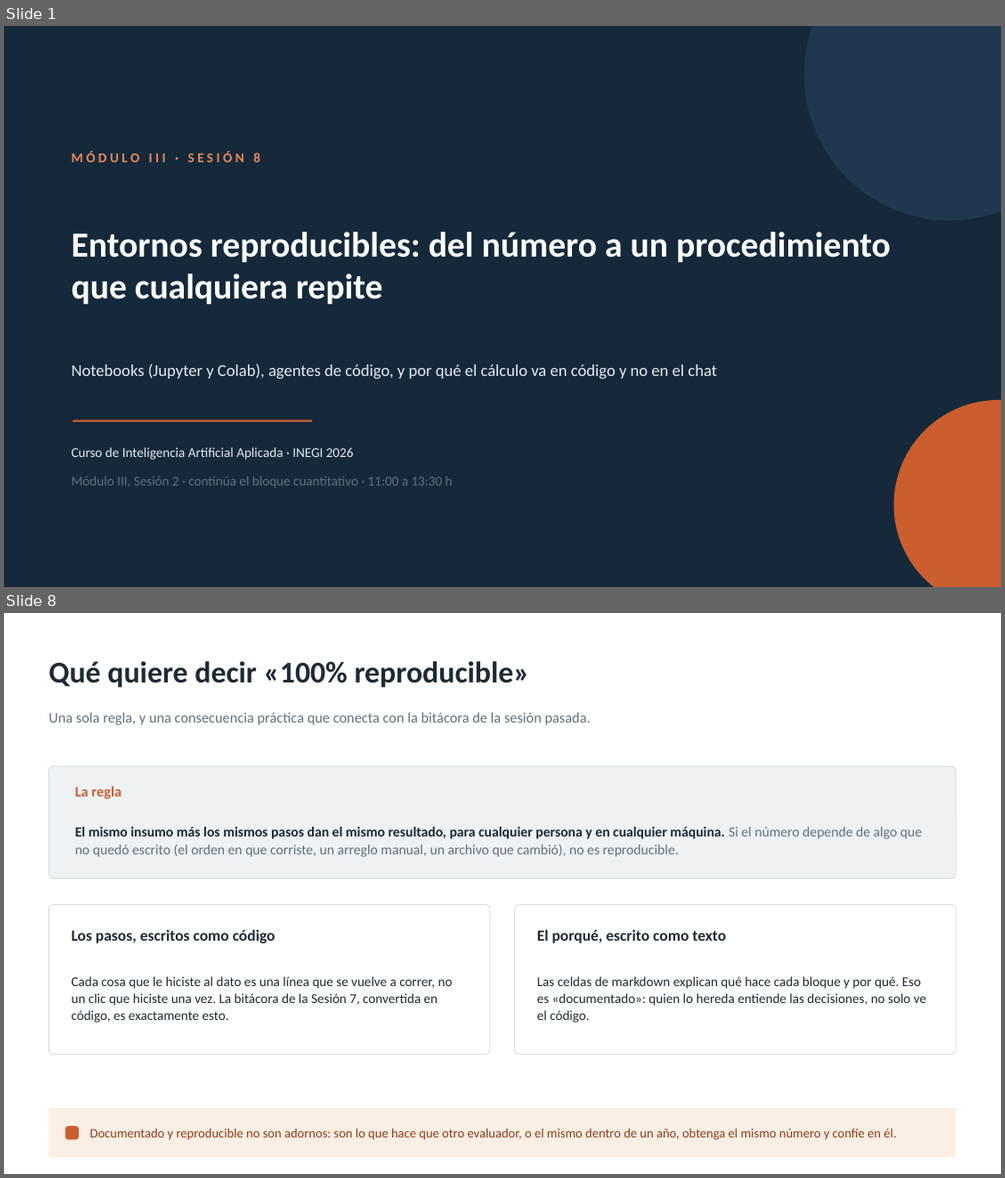
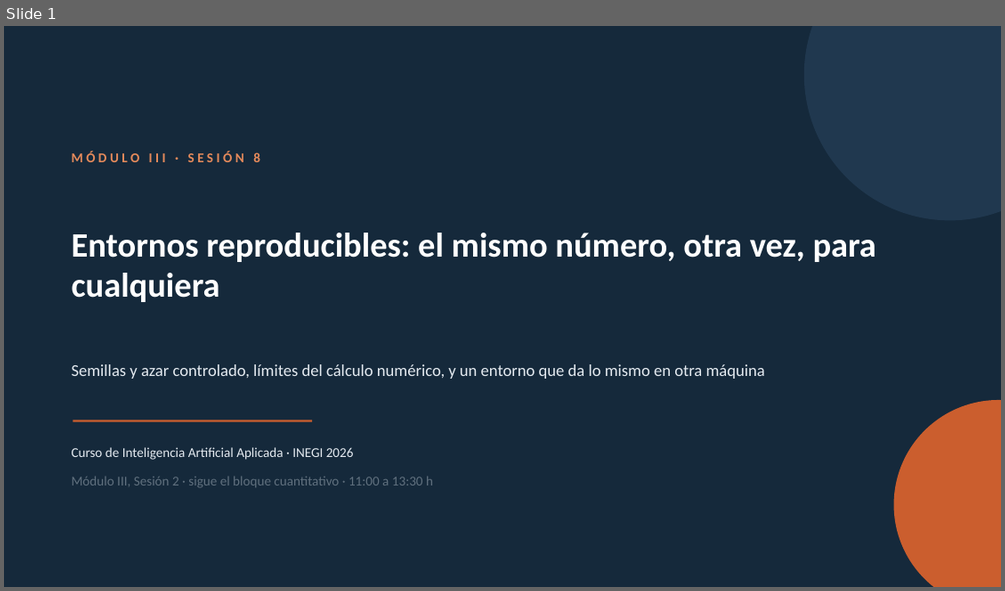
Before and after one commit to marvtrejo/curso-inegi-gen-ai, a slide deck: sesion-08/Sesion_08.pptx. Shown one above the other, each under a label of ours: slides 1 and 8 before the commit, slide 1 after it; the slides between them are not shown. The pictures are 1005x1178 and 1005x591 pixels, drawn with LibreOffice and Linux fonts; fonts in the diff are those of the drawing. Boxes give left, top, right and bottom in pixels: in the first picture for what was removed or moved away, otherwise in the second. Text is boxed around its words. In the diff, an @@ line names an element or a change of style, - is before the commit and + after.

```diff
--- a/sesion-08/Sesion_08.pptx
+++ b/sesion-08/Sesion_08.pptx
@@ slide 8 removed at [4, 613, 1001, 1174], background #FFFFFF @@
@@ text removed at [48, 661, 530, 688] @@
-Qué quiere decir «100% reproducible»
@@ text removed at [48, 712, 591, 725] @@
-Una sola regla, y una consecuencia práctica que conecta con la bitácora de la sesión pasada.
@@ rounded rectangle removed at [48, 766, 956, 878] @@
@@ text removed at [75, 786, 121, 799] @@
-La regla
@@ text removed at [75, 827, 922, 857] @@
-El mismo insumo más los mismos pasos dan el mismo resultado, para cualquier persona y en cualquier máquina. Si el número depende de algo que no quedó escrito (el orden en que corriste, un arreglo manual, un archivo que cambió), no es reproducible.
@@ rounded rectangle removed at [48, 905, 490, 1054] @@
@@ rounded rectangle removed at [515, 905, 956, 1054] @@
@@ text removed at [72, 929, 275, 943] @@
-Los pasos, escritos como código
@@ text removed at [537, 929, 726, 943] @@
-El porqué, escrito como texto
@@ text removed at [72, 976, 453, 1022] @@
-Cada cosa que le hiciste al dato es una línea que se vuelve a correr, no un clic que hiciste una vez. La bitácora de la Sesión 7, convertida en código, es exactamente esto.
@@ text removed at [537, 976, 926, 1022] @@
-Las celdas de markdown explican qué hace cada bloque y por qué. Eso es «documentado»: quien lo hereda entiende las decisiones, no solo ve el código.
@@ rectangle removed at [48, 1108, 956, 1158] @@
@@ rounded rectangle removed at [65, 1126, 79, 1140] @@
@@ text removed at [90, 1128, 896, 1140] @@
-Documentado y reproducible no son adornos: son lo que hace que otro evaluador, o el mismo dentro de un año, obtenga el mismo número y confíe en él.
@@ slide 1 changed as well @@
@@ text at [72, 232, 876, 302]: text changed; size 34 to 33 pt @@
-Entornos reproducibles: del número a un procedimiento que cualquiera repite
+Entornos reproducibles: el mismo número, otra vez, para cualquiera
@@ text at [72, 364, 765, 378]: text changed @@
-Notebooks (Jupyter y Colab), agentes de código, y por qué el cálculo va en código y no en el chat
+Semillas y azar controlado, límites del cálculo numérico, y un entorno que da lo mismo en otra máquina
@@ text at [72, 475, 433, 488]: text changed @@
-Módulo III, Sesión 2 · continúa el bloque cuantitativo · 11:00 a 13:30 h
+Módulo III, Sesión 2 · sigue el bloque cuantitativo · 11:00 a 13:30 h
```
Also in this commit, not shown: 5 other slides changed, 12 slides added, 12 other slides removed, 10 other files.
